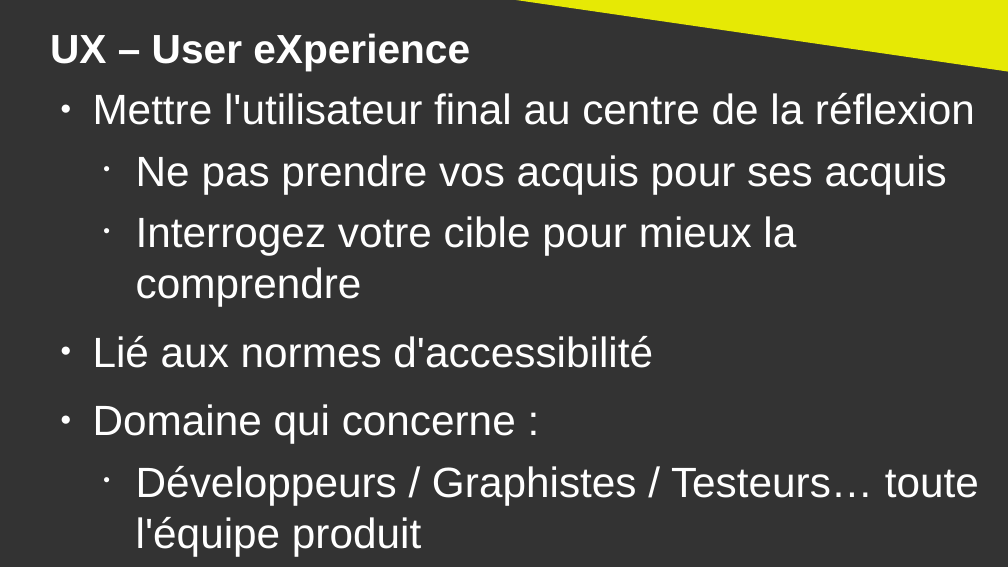
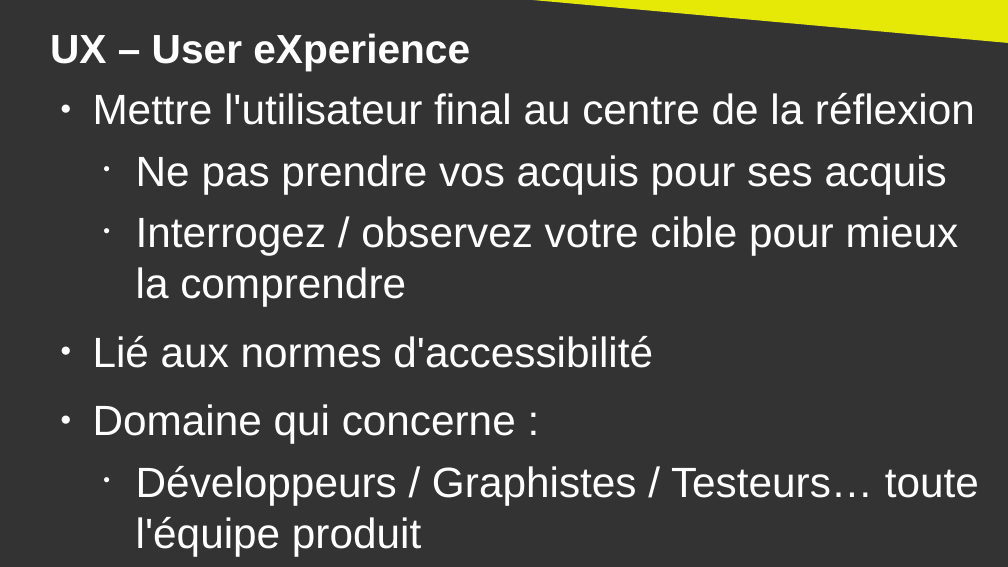
Before and after one commit to DanYellow/cours, a slide deck: slide 7 of ergonomie-et-accessibilite-s2/numero-1/presentation.odp. Drawn at 1008x567 pixels with LibreOffice and Linux fonts; fonts in the diff are those of the drawing. Boxes give left, top, right and bottom in pixels: in the first picture for what was removed or moved away, otherwise in the second. Text is boxed around its words. In the diff, an @@ line names an element or a change of style, - is before the commit and + after.

```diff
--- a/ergonomie-et-accessibilite-s2/numero-1/presentation.odp
+++ b/ergonomie-et-accessibilite-s2/numero-1/presentation.odp
@@ right triangle: place and size @@
-right triangle at <box>488,0,1008,72</box>
+right triangle at <box>488,0,1008,43</box>
@@ text at <box>136,216,959,306</box>: text changed @@
-  • Interrogez votre cible pour mieux la comprendre
+  • Interrogez / observez votre cible pour mieux la comprendre
```
Also in this commit, not shown: 14 other slides changed, 4 slides added, 2 other files.
